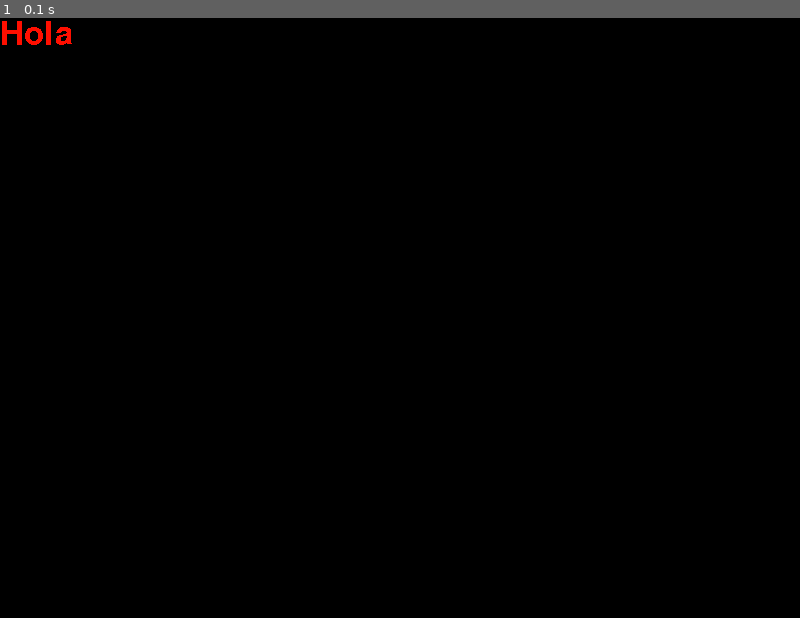
Above: before the commit, frame 1.
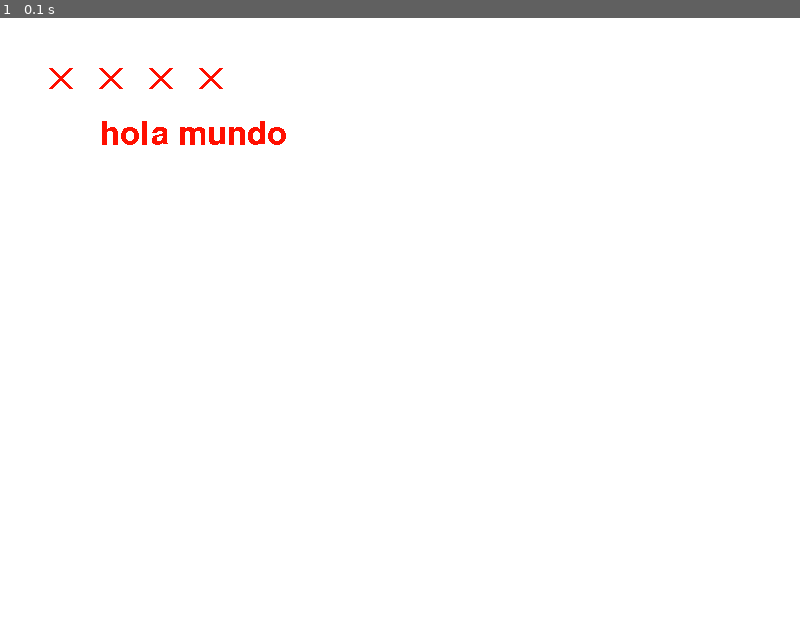
Above: after the commit, the same moment.

Repository: JuanSanchezKZ/ModeloParcialPygame
Game: pygame game, started from main.py
Two runs of this game, one before a commit and one after it. Both use one fixed random seed, a clock stepped at 60 frames per second and the inputs below.
Inputs:
- Up to frame 1 (0.1 s): no input

The runs differ from the first frame. In frame 1, 100% of the frame differs, in the area x 0-100%, y 0-100%.

Commit message:
second commit

Diff:
--- a/main.py
+++ b/main.py
@@ -1,6 +1,5 @@
 import pygame
 import random
-
 
 # Inicializar Pygame
 
@@ -13,9 +12,9 @@
 
 ## CONFIGURACION DE VENTANA Y SETEO DE TEXTO DESCRIPTIVO
 
-pantalla = pantalla = pygame.display.set_mode(ancho_y_alto)
+pantalla = pygame.display.set_mode(ancho_y_alto)
 
-pygame.display.set_caption("Adivina el Número")
+pygame.display.set_caption("Adivina el Número")
 
 ## Definición de colores
 
@@ -27,21 +26,42 @@
 
 pygame.font.init()
 
+## Cargamos sonido
 
-def mostrar_texto():
+sonido_error = pygame.mixer.Sound("error.wav")
+
+
+def mostrar_texto(texto, x, y):
 
     fuente = pygame.font.SysFont('freesansbold.ttf', 48)
 
-    text = fuente.render('Hola', False, color_rojo)
+    text = fuente.render(texto, False, color_rojo)
 
     textRect = text.get_rect()
 
+    textRect.x = x
+    textRect.y = y
+
     pantalla.blit(text, textRect)
 
+def dibujar_cruces(pantalla, errores):
+    for i in range(errores):
+        x = 50 + i * 50
+        pygame.draw.line(pantalla, color_rojo, (x, 50), (x + 20, 70), 4)
+        pygame.draw.line(pantalla, color_rojo, (x + 20, 50), (x, 70), 4)
 
-## Cargamos sonido
 
-sonido_error = pygame.mixer.Sound("error.wav")
+def nuevo_juego():
+    numero_random = random.randint(1, 9)
+    errores = 0
+    intentos = []
+
+    return {
+        "numero_random": numero_random,
+        "errores": errores,
+        "intentos": intentos
+    }
+
 
 def inicializar_juego():
 
@@ -52,11 +72,12 @@
                 pygame.quit()
                 quit()
 
-        mostrar_texto()
+        mostrar_texto('hola mundo', 100, 100)
+        dibujar_cruces(pantalla, 4)
 
         pygame.display.update()
 
 # Dibujar en la ventana
-       # pantalla.fill(color_blanco)
+        pantalla.fill(color_blanco)
 
 inicializar_juego()
